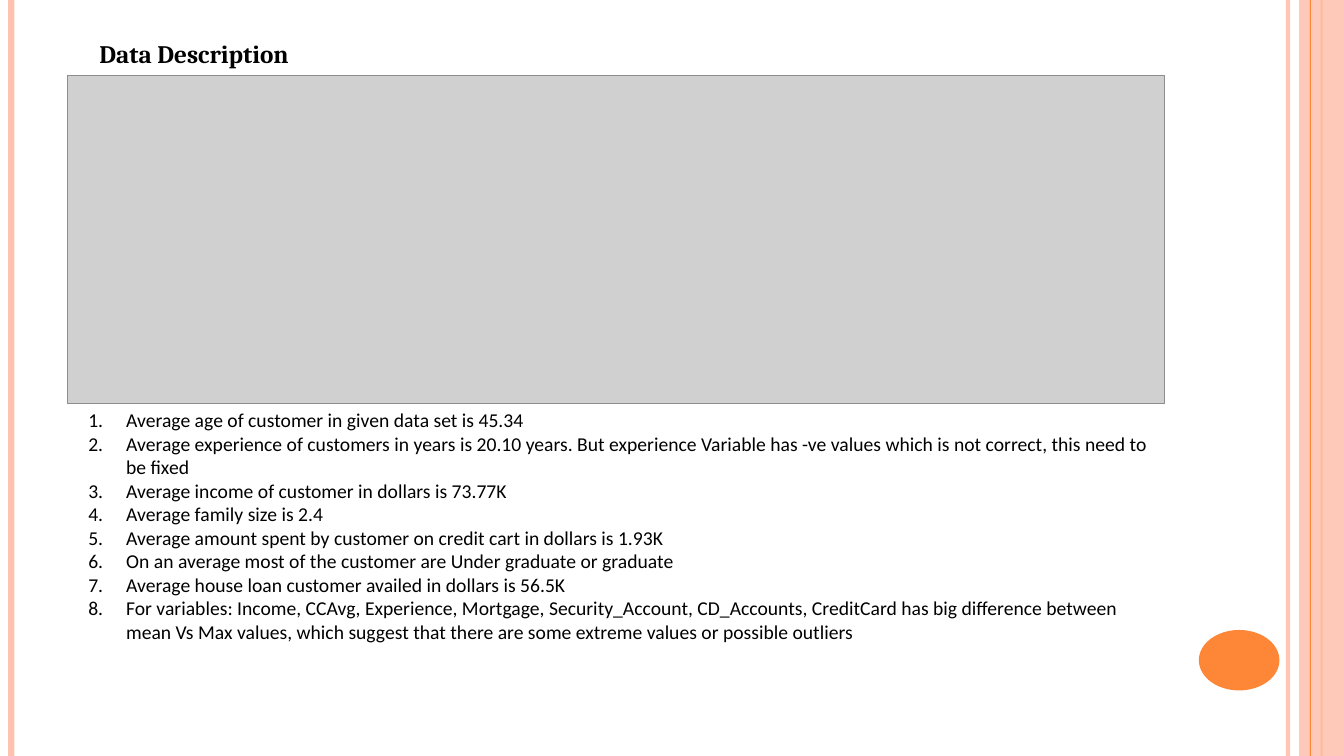
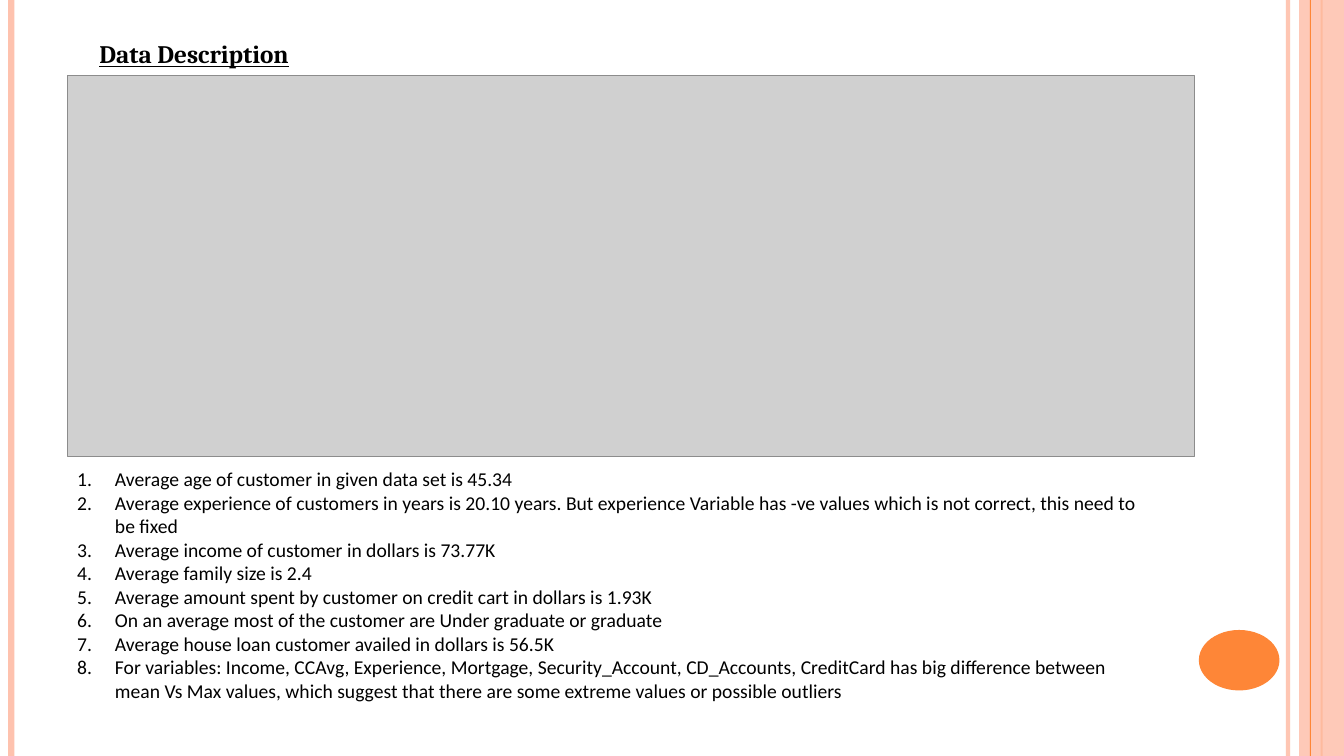
Before and after one commit to sachniv1023/final_project, a slide deck: slide 3 of Personal loan Campaign.pptx. Drawn at 1344x756 pixels with LibreOffice and Linux fonts; fonts in the diff are those of the drawing; grey boxes stand for pictures. Boxes give left, top, right and bottom in pixels: in the first picture for what was removed or moved away, otherwise in the second. Text is boxed around its words. In the diff, an @@ line names an element or a change of style, - is before the commit and + after.

```diff
--- a/Personal loan Campaign.pptx
+++ b/Personal loan Campaign.pptx
@@ text "Data Description" at (99, 45, 288, 69): underline on @@
@@ picture: place and size @@
-picture at (68, 76, 1166, 403)
+picture at (68, 76, 1195, 457)
@@ text "Average age of customer in ...": place and size @@
-text "Average age of customer in ..." at (126, 413, 1147, 643)
+text "Average age of customer in ..." at (115, 472, 1135, 702)
```
Also in this commit, not shown: 10 other slides changed, 1 slide removed.
